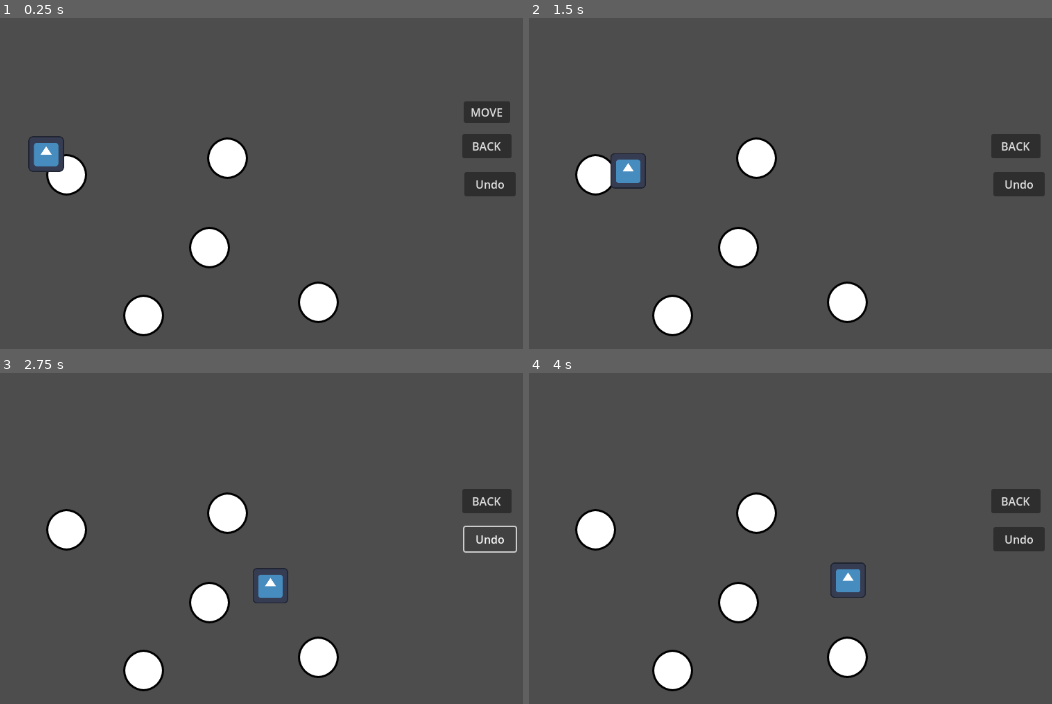
Above: before the commit, frames 1-4 (two rows, left to right).
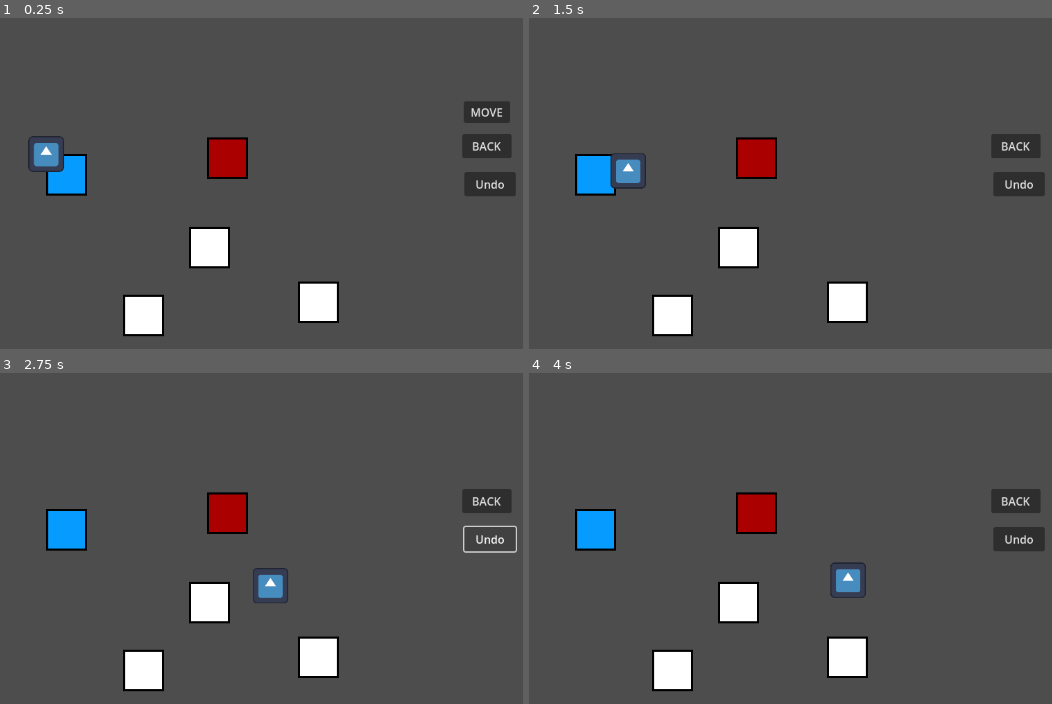
Above: after the commit, the same moments.

Repository: hfxbse/mparty
Game: Godot game, scene res://main/main.tscn
Same seed, same stepped clock (60 frames per second), same inputs: the game is played once before the commit and once after it. The engine's default icon, where the game draws it, is replaced by a stand-in: a white triangle on a blue panel in a dark square.
Inputs (mouse positions are in pixels of both pictures, inside the frame that each line leads up to):
- Up to frame 1 (0.25 s): no input
- Up to frame 2 (1.5 s): click "MOVE" at 0.5 s; click (759, 157) at 1.25 s
- Up to frame 3 (2.75 s): click "Undo" at 2 s
- Up to frame 4 (4 s): click "Undo" at 2.75 s; click "MOVE" at 3.5 s

The runs differ from the first frame. In frame 1, 2.8% of the frame differs, in the area x 8-65%, y 35-97%; in frame 2, 2.9%; in frame 3, 3.0%; in frame 4, 3.0%.
Error before the commit: Assertion failed: Field is not connected to current location of the player. (res://map/field/field.gd:42)
Error after the commit: Assertion failed: Field is not connected to current location of the player. (res://map/field/field.gd:84)

Commit message:
Implement field color overrides
PR #18

Diff:
--- a/main/main.tscn
+++ b/main/main.tscn
@@ -4,7 +4,7 @@
 [ext_resource type="PackedScene" uid="uid://bcs3nvv2okhry" path="res://map/map.tscn" id="2_n57xg"]
 [ext_resource type="PackedScene" uid="uid://c82nk64v2y7hl" path="res://player/player.tscn" id="3_kj1dm"]
 
-[node name="Node" type="Node"]
+[node name="Node2" type="Node"]
 script = ExtResource("1_5mwui")
 
 [node name="Map" parent="." instance=ExtResource("2_n57xg")]
--- a/map/field/field.gd
+++ b/map/field/field.gd
@@ -10,12 +10,54 @@
 var field_reached: Signal
 
 
+var shadow_color_overrides: Dictionary = {
+	"disabled": func (): return theme_override.field_color,
+	"normal": func (): return theme_override.shadow_color_normal,
+	"hover": func (): return theme_override.shadow_color_normal,
+	"pressed": func (): return theme_override.shadow_color_pressed,
+}
+
+
+@export var theme_override: FieldTheme:
+	set(theme):
+		if theme != theme_override:
+			if theme_override != null:
+				theme_override.changed.disconnect(apply_theme_overide)
+			if theme != null:
+				theme.changed.connect(apply_theme_overide)
+
+			theme_override = theme
+			apply_theme_overide()
+
+
+func apply_theme_overide():
+	for style_name in theme.get_stylebox_list("Button"):
+		if theme_override == null:
+			remove_theme_stylebox_override(style_name)
+			continue
+
+		var style: StyleBoxFlat = theme.get_stylebox(style_name, "Button").duplicate()
+		style.bg_color = theme_override.field_color
+
+		var shadow_color = shadow_color_overrides.get(style_name)
+		if shadow_color != null: style.shadow_color = shadow_color.call()
+
+		add_theme_stylebox_override(style_name, style)
+
+
 func _ready():
 	paths = []
+	var child_theme_override: FieldTheme = null
 
 	for child in get_children():
 		if child is MapPath:
 			paths.append(child)
+
+		if "field_theme_override" in child && child.field_theme_override != null:
+			child_theme_override = child.field_theme_override
+
+	if theme_override == null:
+		theme_override = child_theme_override
 
 	if not Engine.is_editor_hint():
 		assert(not paths.is_empty(), missing_path_warning)
--- a/map/field/field.tres
+++ b/map/field/field.tres
@@ -7,46 +7,37 @@
 border_width_right = 3
 border_width_bottom = 3
 border_color = Color(0, 0, 0, 1)
-corner_radius_top_left = 40
-corner_radius_top_right = 40
-corner_radius_bottom_right = 40
-corner_radius_bottom_left = 40
 
 [sub_resource type="StyleBoxFlat" id="StyleBoxFlat_f06qu"]
-bg_color = Color(0.976471, 0.384314, 0, 1)
+bg_color = Color(1, 1, 1, 1)
 border_width_left = 3
 border_width_top = 3
 border_width_right = 3
 border_width_bottom = 3
 border_color = Color(0, 0, 0, 1)
-corner_radius_top_left = 40
-corner_radius_top_right = 40
-corner_radius_bottom_right = 40
-corner_radius_bottom_left = 40
+shadow_color = Color(0.792157, 0.792157, 0.792157, 1)
+shadow_size = 15
 
 [sub_resource type="StyleBoxFlat" id="StyleBoxFlat_4rw8c"]
-bg_color = Color(0.960784, 0.270588, 0.760784, 1)
+bg_color = Color(1, 1, 1, 1)
 border_width_left = 3
 border_width_top = 3
 border_width_right = 3
 border_width_bottom = 3
 border_color = Color(0, 0, 0, 1)
-corner_radius_top_left = 40
-corner_radius_top_right = 40
-corner_radius_bottom_right = 40
-corner_radius_bottom_left = 40
+shadow_color = Color(0.792157, 0.792157, 0.792157, 1)
+shadow_size = 10
+anti_aliasing_size = 10.0
 
 [sub_resource type="StyleBoxFlat" id="StyleBoxFlat_cak2e"]
-bg_color = Color(0.752941, 0.176471, 0.243137, 1)
+bg_color = Color(1, 1, 1, 1)
 border_width_left = 3
 border_width_top = 3
 border_width_right = 3
 border_width_bottom = 3
 border_color = Color(0, 0, 0, 1)
-corner_radius_top_left = 40
-corner_radius_top_right = 40
-corner_radius_bottom_right = 40
-corner_radius_bottom_left = 40
+shadow_color = Color(1, 1, 1, 1)
+shadow_size = 15
 
 [resource]
 Button/styles/disabled = SubResource("StyleBoxFlat_63l6d")
--- /dev/null
+++ b/map/field/field_theme.gd
@@ -0,0 +1,23 @@
+@tool
+class_name FieldTheme extends Resource
+
+
+@export var field_color: Color:
+	set(color):
+		if color != field_color:
+			field_color = color
+			changed.emit()
+
+
+@export var shadow_color_normal: Color:
+	set(color):
+		if color != shadow_color_normal:
+			shadow_color_normal = color
+			changed.emit()
+
+
+@export var shadow_color_pressed: Color:
+	set(color):
+		if color != shadow_color_pressed:
+			shadow_color_pressed = color
+			changed.emit()
--- /dev/null
+++ b/map/field/start.gd
@@ -0,0 +1,11 @@
+extends Button
+
+
+# Called when the node enters the scene tree for the first time.
+func _ready():
+	pass # Replace with function body.
+
+
+# Called every frame. 'delta' is the elapsed time since the previous frame.
+func _process(delta):
+	pass
--- a/map/map.tscn
+++ b/map/map.tscn
@@ -1,8 +1,10 @@
-[gd_scene load_steps=11 format=3 uid="uid://bcs3nvv2okhry"]
+[gd_scene load_steps=19 format=3 uid="uid://bcs3nvv2okhry"]
 
 [ext_resource type="Script" path="res://map/map.gd" id="1_4s7g8"]
 [ext_resource type="PackedScene" uid="uid://v1lhq5i31xjj" path="res://map/field/field.tscn" id="2_n4m0x"]
 [ext_resource type="PackedScene" uid="uid://bt0fygqn3yfuv" path="res://map/path/path.tscn" id="3_2pmp2"]
+[ext_resource type="Script" path="res://map/field/field_theme.gd" id="4_1itb6"]
+[ext_resource type="Script" path="res://map/start_field.gd" id="4_y86eb"]
 
 [sub_resource type="Curve2D" id="Curve2D_h1pqj"]
 _data = {
@@ -21,6 +23,58 @@
 "points": PackedVector2Array(0, 0, 0, 0, 23, 26, 0, 0, 0, 0, 141, 233)
 }
 point_count = 2
+
+[sub_resource type="Resource" id="Resource_78g4e"]
+script = ExtResource("4_1itb6")
+field_color = Color(0.0196078, 0.607843, 1, 1)
+shadow_color_normal = Color(0.541176, 0.772549, 1, 1)
+shadow_color_pressed = Color(0.717647, 0.862745, 1, 1)
+
+[sub_resource type="StyleBoxFlat" id="StyleBoxFlat_25vqu"]
+bg_color = Color(0.666667, 0, 0, 1)
+border_width_left = 3
+border_width_top = 3
+border_width_right = 3
+border_width_bottom = 3
+border_color = Color(0, 0, 0, 1)
+shadow_color = Color(1, 0.337255, 0.266667, 1)
+shadow_size = 10
+anti_aliasing_size = 10.0
+
+[sub_resource type="StyleBoxFlat" id="StyleBoxFlat_nskgl"]
+bg_color = Color(0.666667, 0, 0, 1)
+border_width_left = 3
+border_width_top = 3
+border_width_right = 3
+border_width_bottom = 3
+border_color = Color(0, 0, 0, 1)
+shadow_color = Color(1, 0.337255, 0.266667, 1)
+shadow_size = 15
+
+[sub_resource type="StyleBoxFlat" id="StyleBoxFlat_v668g"]
+bg_color = Color(0.666667, 0, 0, 1)
+border_width_left = 3
+border_width_top = 3
+border_width_right = 3
+border_width_bottom = 3
+border_color = Color(0, 0, 0, 1)
+shadow_color = Color(1, 0.576471, 0.517647, 1)
+shadow_size = 15
+
+[sub_resource type="StyleBoxFlat" id="StyleBoxFlat_85urn"]
+bg_color = Color(0.666667, 0, 0, 1)
+border_width_left = 3
+border_width_top = 3
+border_width_right = 3
+border_width_bottom = 3
+border_color = Color(0, 0, 0, 1)
+shadow_color = Color(0.666667, 0, 0, 1)
+
+[sub_resource type="Resource" id="Resource_4san2"]
+script = ExtResource("4_1itb6")
+field_color = Color(0.666667, 0, 0, 1)
+shadow_color_normal = Color(1, 0.337255, 0.266667, 1)
+shadow_color_pressed = Color(1, 0.576471, 0.517647, 1)
 
 [sub_resource type="Curve2D" id="Curve2D_gkgap"]
 _data = {
@@ -67,11 +121,20 @@
 curve = SubResource("Curve2D_vh5u4")
 target_field = NodePath("../../Field3")
 
+[node name="StartFieldTheme" type="Node" parent="Start"]
+script = ExtResource("4_y86eb")
+field_theme_override = SubResource("Resource_78g4e")
+
 [node name="Field" parent="." instance=ExtResource("2_n4m0x")]
 offset_left = 416.0
 offset_top = 25.0
 offset_right = 475.0
 offset_bottom = 85.0
+theme_override_styles/normal = SubResource("StyleBoxFlat_25vqu")
+theme_override_styles/hover = SubResource("StyleBoxFlat_nskgl")
+theme_override_styles/pressed = SubResource("StyleBoxFlat_v668g")
+theme_override_styles/disabled = SubResource("StyleBoxFlat_85urn")
+theme_override = SubResource("Resource_4san2")
 
 [node name="MapPath" parent="Field" instance=ExtResource("3_2pmp2")]
 position = Vector2(-416, -25)
--- /dev/null
+++ b/map/start_field.gd
@@ -0,0 +1,3 @@
+extends Node
+
+@export var field_theme_override: FieldTheme
Not shown: 2 places in map/field/field.tscn that only renumber resources
